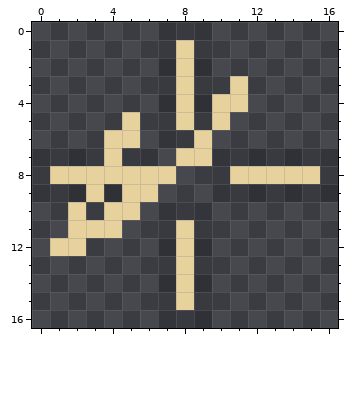
Edited in one commit: pixel-art sprite (public/img/cursor.png). Above, as it was before the edit.
The file is 17x17 pixels. Colours within 5 levels of each other are drawn and written as one.
After the commit:
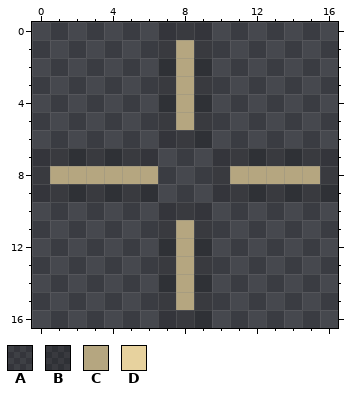
Palette (. is transparent): A #0000001c  B #00000030  C #b5a680  D #e7d29e
The edit:
{"y":1,"x":8,"old":"D","new":"C"}
{"y":2,"x":8,"old":"D","new":"C"}
{"y":3,"x":8,"old":"D","new":"C"}
{"y":3,"x":11,"old":"D","new":"."}
{"y":4,"x":8,"old":"D","new":"C"}
{"y":4,"x":10,"old":"DD","new":".."}
{"y":5,"x":5,"old":"D","new":"."}
{"y":5,"x":8,"old":"D","new":"C"}
{"y":5,"x":10,"old":"D","new":"."}
{"y":6,"x":4,"old":"DD","new":".."}
{"y":6,"x":9,"old":"D","new":"B"}
{"y":7,"x":4,"old":"D","new":"B"}
{"y":7,"x":8,"old":"DD","new":".."}
{"y":8,"x":1,"old":"DDDDDDD","new":"CCCCCC."}
{"y":8,"x":11,"old":"DDDDD","new":"CCCCC"}
{"y":9,"x":3,"old":"D","new":"B"}
{"y":9,"x":5,"old":"DD","new":"BB"}
{"y":10,"x":2,"old":"D","new":"."}
{"y":10,"x":4,"old":"DD","new":".."}
{"y":11,"x":2,"old":"DDD","new":"..."}
{"y":11,"x":8,"old":"D","new":"C"}
{"y":12,"x":1,"old":"DD","new":".."}
{"y":12,"x":8,"old":"D","new":"C"}
{"y":13,"x":8,"old":"D","new":"C"}
{"y":14,"x":8,"old":"D","new":"C"}
{"y":15,"x":8,"old":"D","new":"C"}
